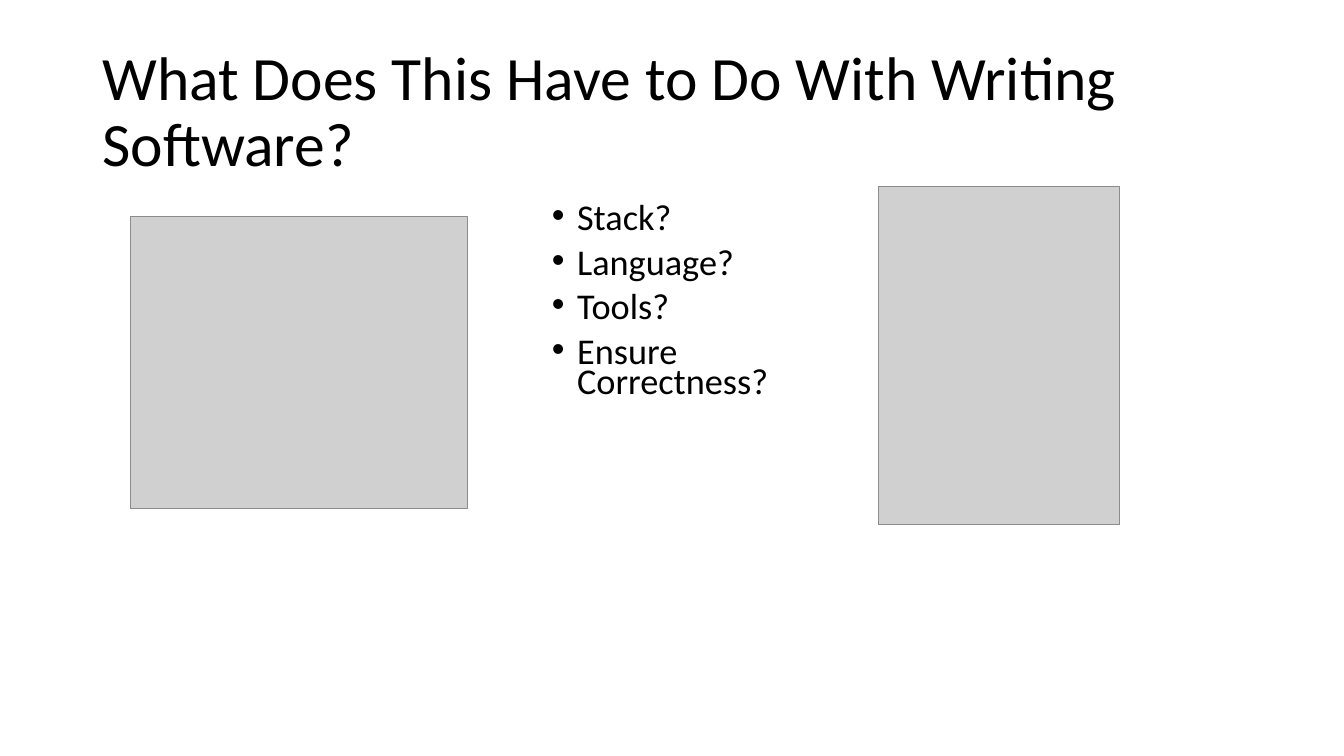
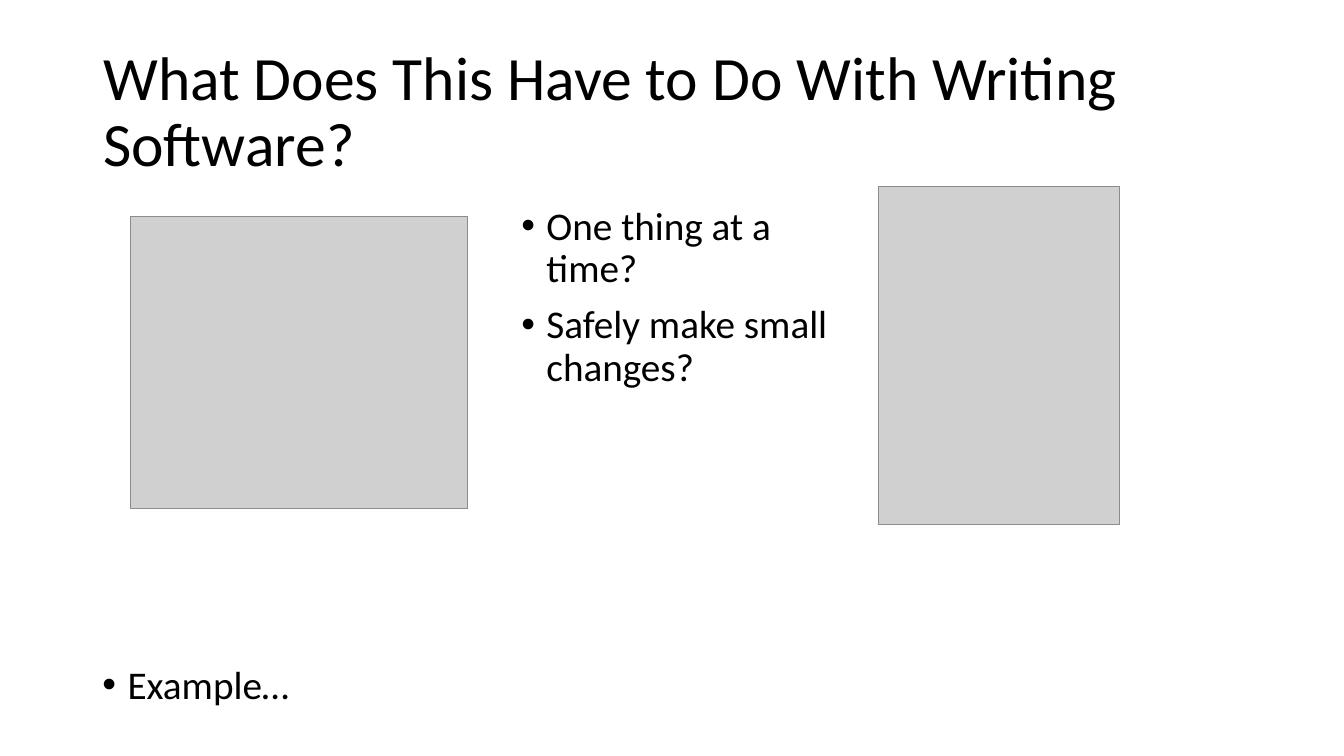
Before and after one commit to jamessdixon/REPL-Driven-Development, a slide deck: slide 13 of REPL-Driven-Development.pptx (slide 14 before the commit). Drawn at 1344x756 pixels with LibreOffice and Linux fonts; fonts in the diff are those of the drawing; grey boxes stand for pictures. Boxes give left, top, right and bottom in pixels: in the first picture for what was removed or moved away, otherwise in the second. Text is boxed around its words. In the diff, an @@ line names an element or a change of style, - is before the commit and + after.

```diff
--- a/REPL-Driven-Development.pptx
+++ b/REPL-Driven-Development.pptx
@@ text at (546,212,827,388): text changed; size 25.9 to 28 pt @@
-• Stack?
-• Language?
-• Tools?
-• Ensure Correctness?
+• One thing at a time?
+• Safely make small changes?
@@ text added at (128,671,289,706), 28 pt, text #000000 @@
+• Example…
```
Also in this commit, not shown: 4 other slides changed, 4 slides added, 4 slides removed, 30 other files.
